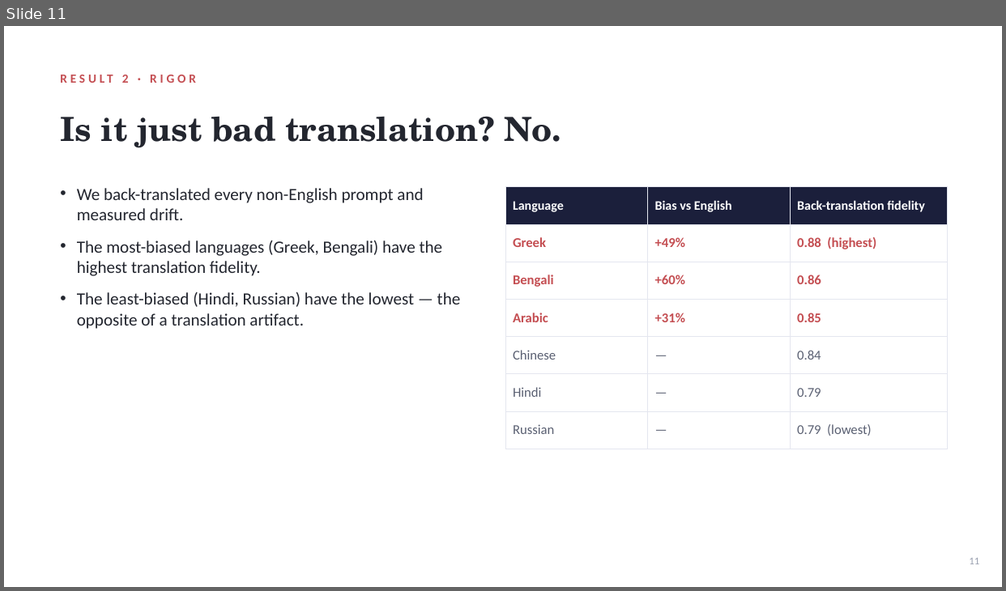
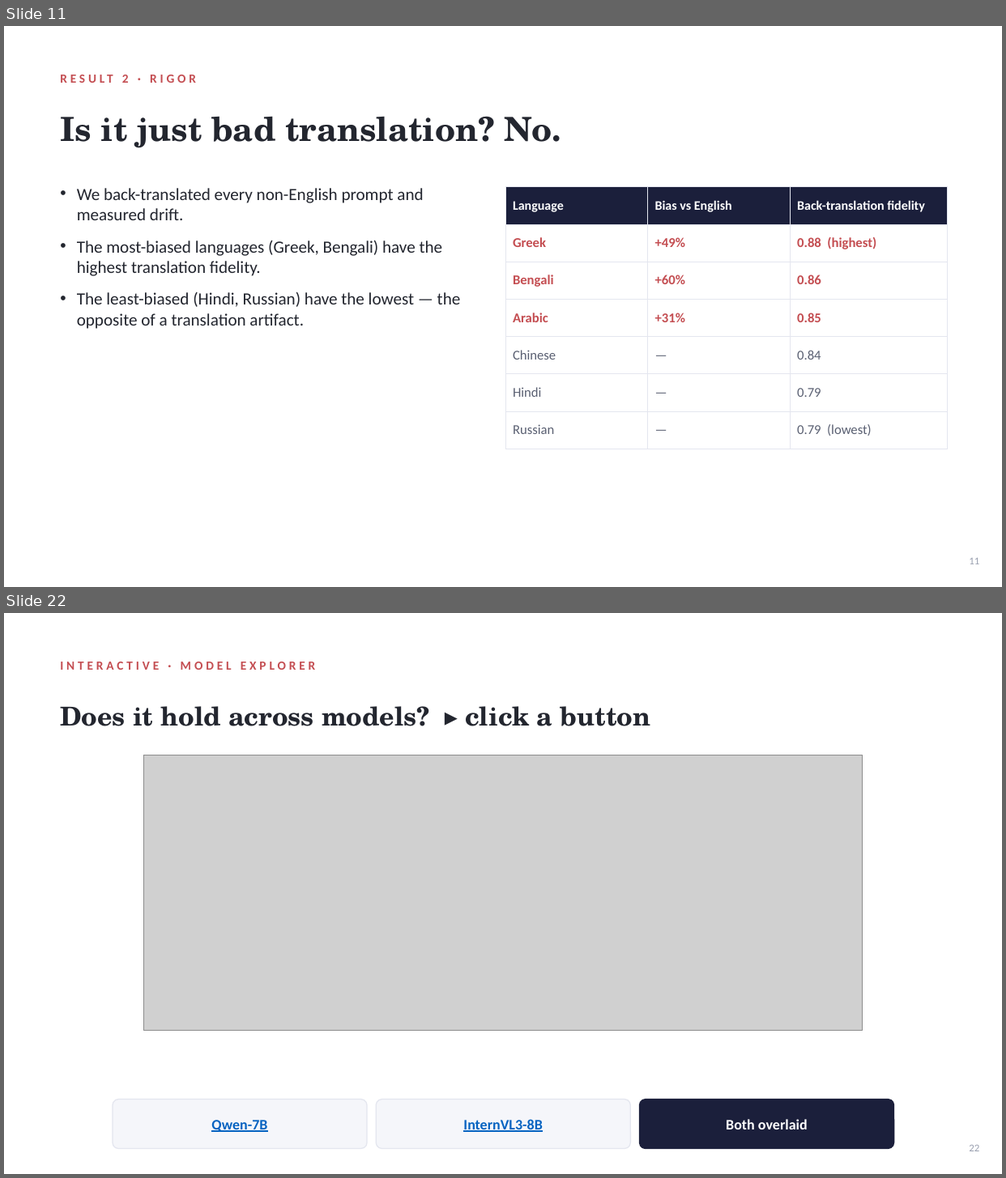
Before and after one commit to xchuan-li/cross_lingual_protobias, a slide deck: v3/paper/ProgressReport_2.pptx. Shown one above the other, each under a label of ours: slide 11 before the commit, slides 11 and 22 after it; the slides between them are not shown. The pictures are 1006x591 and 1006x1178 pixels, drawn with LibreOffice and Linux fonts; fonts in the diff are those of the drawing; grey boxes stand for pictures. Boxes give left, top, right and bottom in pixels: in the first picture for what was removed or moved away, otherwise in the second. Text is boxed around its words. In the diff, an @@ line names an element or a change of style, - is before the commit and + after.

```diff
--- a/v3/paper/ProgressReport_2.pptx
+++ b/v3/paper/ProgressReport_2.pptx
@@ slide 22 added at [4, 613, 1002, 1174], background #FFFFFF @@
@@ text added at [60, 662, 315, 670], 12 pt, text #C44E52, bold @@
+INTERACTIVE · MODEL EXPLORER
@@ text added at [60, 706, 651, 726], 25 pt, text #23262F, bold @@
+Does it hold across models? ▸ click a button
@@ picture added at [144, 756, 863, 1031] @@
@@ rounded rectangle added at [113, 1100, 367, 1149], fill #F5F6FA, outline #E4E6EF 1 pt @@
@@ text added at [211, 1120, 267, 1132], 14 pt, text #0563C1, bold, underline @@
+Qwen-7B
@@ rounded rectangle added at [376, 1100, 631, 1149], fill #F5F6FA, outline #E4E6EF 1 pt @@
@@ text added at [463, 1119, 542, 1132], 14 pt, text #0563C1, bold, underline @@
+InternVL3-8B
@@ rounded rectangle added at [640, 1100, 894, 1149], fill #1B1F3B, outline #1B1F3B 1 pt @@
@@ text added at [726, 1119, 808, 1130], 14 pt, text #FFFFFF, bold @@
+Both overlaid
@@ text added at [969, 1145, 979, 1152], 10 pt, text #9AA0B0 @@
+22
```
Also in this commit, not shown: 4 slides changed, 5 other slides added, 1 slide removed, 12 other files.
